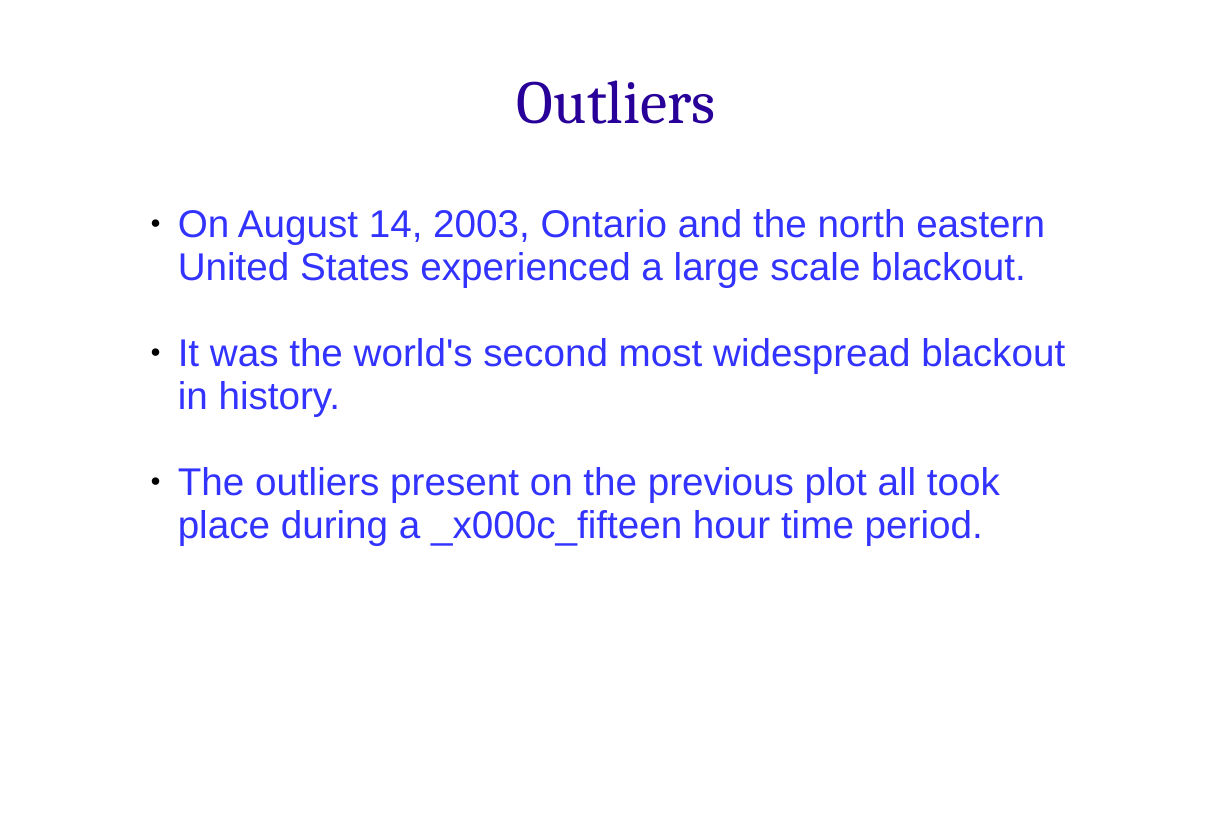
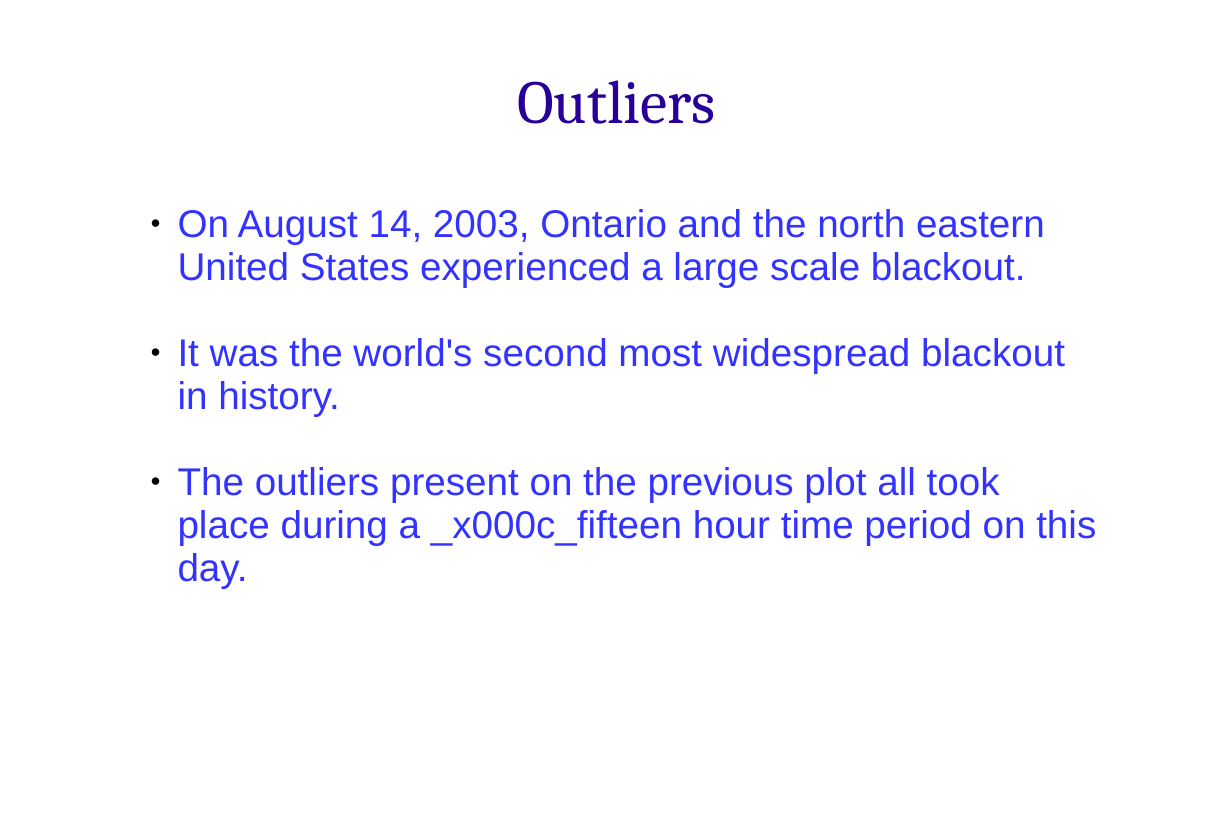
Before and after one commit to james-parks/Project2, a slide deck: slide 8 of capstone_project_presentation_energy.ppt. Drawn at 1232x821 pixels with LibreOffice and Linux fonts; fonts in the diff are those of the drawing; background and template pictures are left out. Boxes give left, top, right and bottom in pixels: in the first picture for what was removed or moved away, otherwise in the second. Text is boxed around its words. In the diff, an @@ line names an element or a change of style, - is before the commit and + after.

```diff
--- a/capstone_project_presentation_energy.ppt
+++ b/capstone_project_presentation_energy.ppt
@@ text at box(178, 467, 1096, 589): text changed @@
-● The outliers present on the previous plot all took place during a _x000c_fifteen hour time period.
+● The outliers present on the previous plot all took place during a _x000c_fifteen hour time period on this day.
```
Also in this commit, not shown: 8 other slides changed, 1 slide added, 2 other files.
